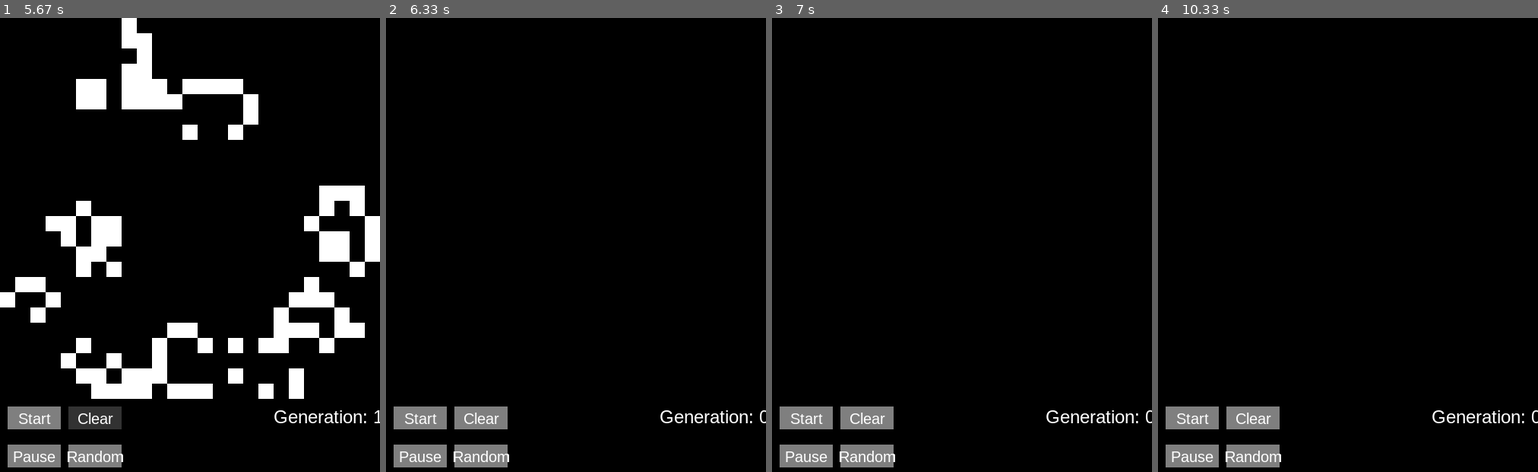
Above: before the commit, frames 1-4 (left to right).
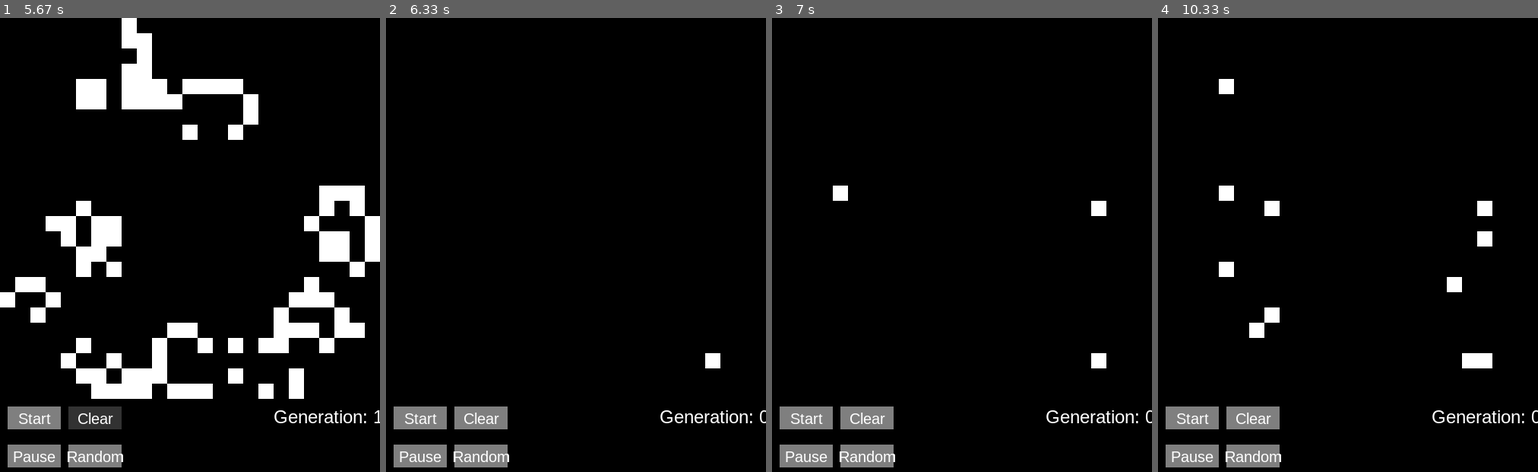
Above: after the commit, the same moments.

Repository: aaronw4/Game-of-Life
Game: pygame game, started from pyGame..py
Same seed, same stepped clock (60 frames per second), same inputs: the game is played once before the commit and once after it.
Inputs (mouse positions are in pixels of both pictures, inside the frame that each line leads up to):
- Up to frame 1 (5.67 s): click "Random" at 0.38 s; click (98, 249) at 0.72 s; click "Start" at 1.18 s; move the mouse to (235, 285) at 1.5 s; click (235, 285) at 1.78 s; click "Clear" at 3.45 s; move the mouse to (334, 417) at 4.03 s; click (334, 417) at 4.52 s; click "Clear" at 5.63 s
- Up to frame 2 (6.33 s): click (709, 367) at 6.32 s
- Up to frame 3 (7 s): click (1098, 208) at 6.65 s; click (844, 185) at 6.98 s
- Up to frame 4 (10.33 s): click (1234, 95) at 7.32 s; click (1256, 326) at 7.65 s; click (1264, 167) at 7.98 s; click (1264, 208) at 8.32 s; click (1264, 163) at 8.65 s; click (1230, 276) at 8.98 s; click (1481, 240) at 9.32 s; click (1465, 353) at 9.65 s; click (1458, 281) at 9.98 s; click (1272, 317) at 10.32 s

Frame 1 is identical in both runs. In frame 2, 0.1% of the frame differs, in the area x 32-88%, y 73-97%; in frame 3, 0.4%; in frame 4, 1.5%, in the area x 16-88%, y 13-78%.

Commit message:
Click screen and start button work

Diff:
--- a/pyGame..py
+++ b/pyGame..py
@@ -44,6 +44,7 @@
         #creates grids using create_grid fxn and appends them to grids[]
 
     def clear_grid(self):
+        self.clear_screen()
         for columns in range(25):
             for rows in range(25):
                 self.grids[self.grid_active][columns][rows] = 0
@@ -77,6 +78,9 @@
         rect.center = (int(x + (button_width/2)), int(y + (button_height/2)))
         self.screen.blit(text, rect)
 
+    def start_game(self):
+        self.start = True
+
     def draw(self):
         for columns in range(25):
             for rows in range(25):
@@ -90,7 +94,7 @@
         text = font.render("Generation: {}".format(self.count), True, alive_color, dead_color)
         self.screen.blit(text, (360, 510))
 
-        self.button('Start', 10, 510, 70, 30, gray, dark_gray)
+        self.button('Start', 10, 510, 70, 30, gray, dark_gray, self.start_game)
         self.button('Pause', 10, 560, 70, 30, gray, dark_gray)
         self.button('Clear', 90, 510, 70, 30, gray, dark_gray)
         self.button('Random', 90, 560, 70, 30, gray, dark_gray, self.random_grid)
@@ -185,10 +189,21 @@
                         self.draw()
             if 160 > mouse[0] > 90 and 540 > mouse[1] > 510:
                 if click[0] == 1:
-                    print('click')
                     self.start = False
                     self.clear_grid()
                     self.run()
+            if self.start is False:
+                if click[0] == 1:
+                    mousepos_x, mousepos_y = event.pos
+                    col, row = (int((mousepos_x) // 20), int((mousepos_y) // 20))
+                    print(col, row)
+                    if col < 25 and row < 25:
+                        if self.grids[self.grid_active][col][row] == 1:
+                            self.grids[self.grid_active][col][row] = 0
+                            color = dead_color
+                        else:
+                            self.grids[self.grid_active][col][row] = 1
+                            color = alive_color
             if event.type == pygame.QUIT:
                 sys.exit()
 
